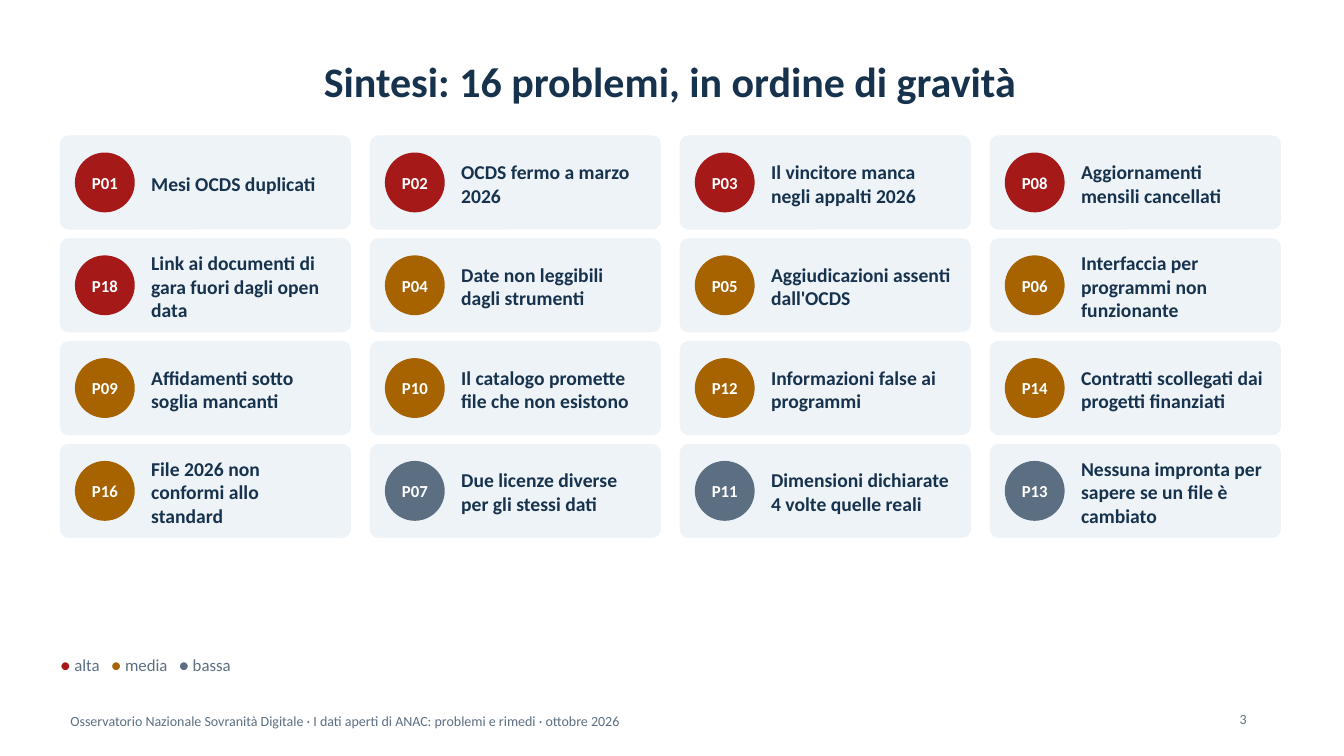
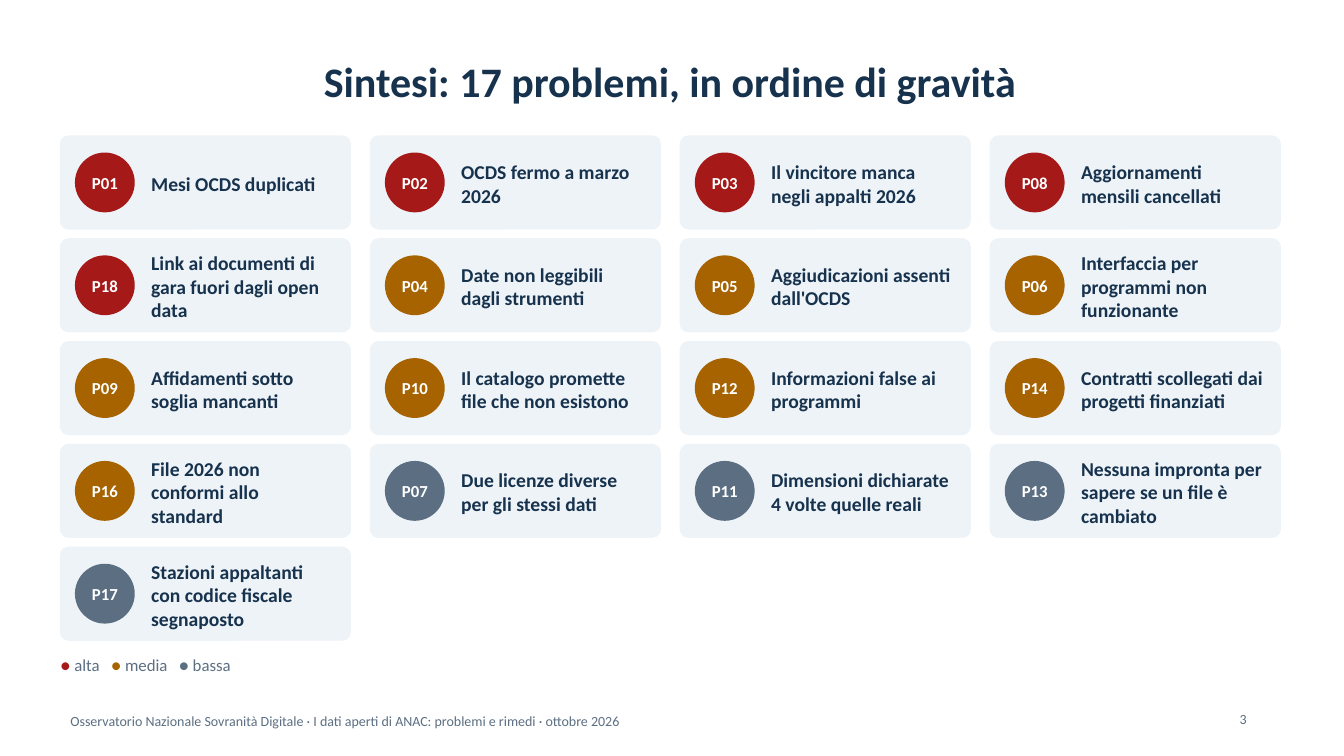
Before and after one commit to mxmap-it/analisi-spesa-ict, a slide deck: slide 3 of report/anac/presentazione-anac-2026-10.pptx. Drawn at 1344x756 pixels with LibreOffice and Linux fonts; fonts in the diff are those of the drawing. Boxes give left, top, right and bottom in pixels: in the first picture for what was removed or moved away, otherwise in the second. Text is boxed around its words. In the diff, an @@ line names an element or a change of style, - is before the commit and + after.

```diff
--- a/report/anac/presentazione-anac-2026-10.pptx
+++ b/report/anac/presentazione-anac-2026-10.pptx
@@ title at [324, 67, 1016, 104]: text changed @@
-Sintesi: 16 problemi, in ordine di gravità
+Sintesi: 17 problemi, in ordine di gravità
@@ rounded rectangle added at [60, 547, 351, 640], fill #EEF3F8, outline #EEF3F8 1 pt @@
@@ ellipse added at [76, 565, 134, 623], fill #5C6F82, outline #5C6F82 1 pt @@
@@ text added at [151, 565, 303, 630], 14 pt, text #17324D, bold @@
+Stazioni appaltanti con codice fiscale segnaposto
@@ text added at [92, 589, 118, 600], 12 pt, text #FFFFFF, bold @@
+P17
```
Also in this commit, not shown: 2 other slides changed, 12 other files.
